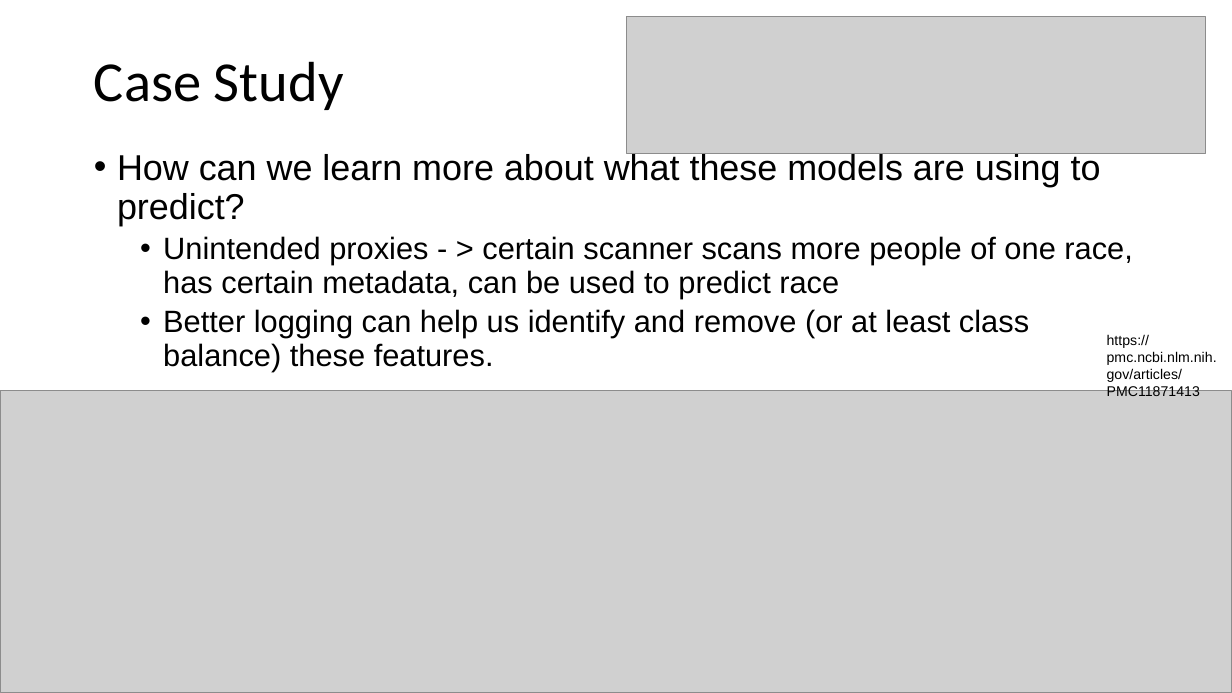
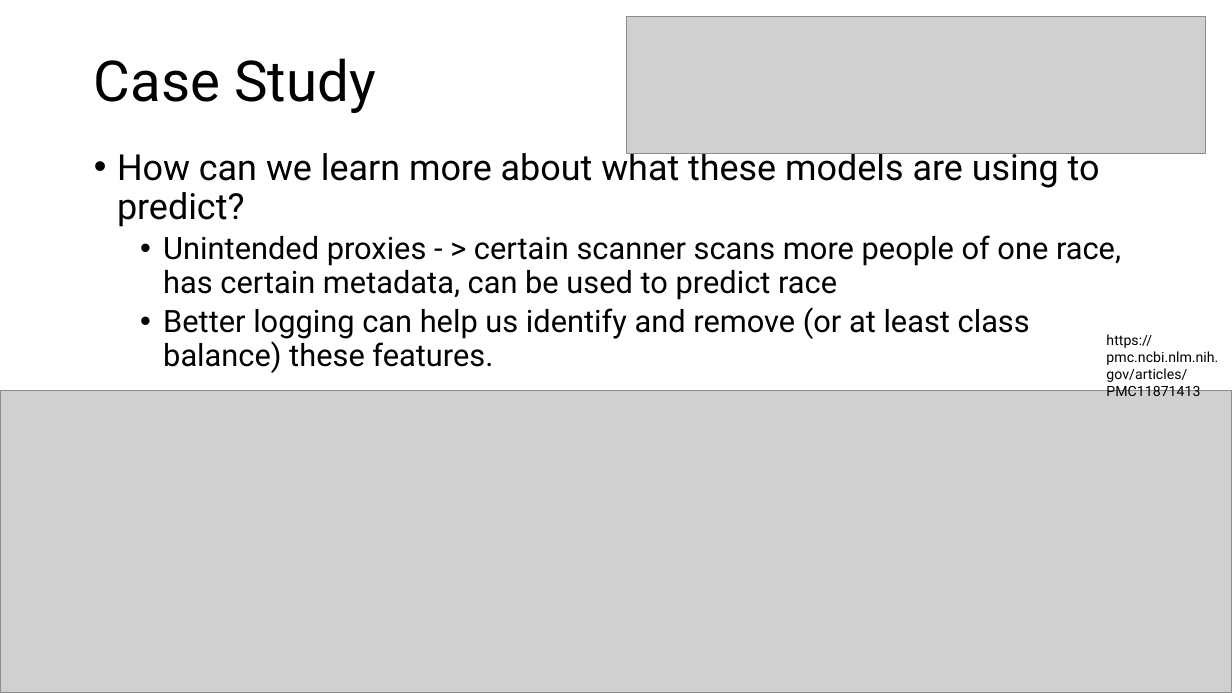
Before and after one commit to slostett/Intro_to_AI_in_Medicine_Course_Materials, a slide deck: slide 10 of Lecture Slides/Lec 13.pptx (slide 11 before the commit). Drawn at 1232x693 pixels with LibreOffice and Linux fonts; fonts in the diff are those of the drawing; grey boxes stand for pictures. Boxes give left, top, right and bottom in pixels: in the first picture for what was removed or moved away, otherwise in the second. Text is boxed around its words. In the diff, an @@ line names an element or a change of style, - is before the commit and + after.

```diff
--- a/Lecture Slides/Lec 13.pptx
+++ b/Lecture Slides/Lec 13.pptx
@@ title "Case Study" at bbox=[94, 58, 376, 113]: font Calibri to Roboto @@
@@ text "How can we learn more ..." at bbox=[117, 147, 1121, 373]: font Arial to Roboto; more space between paragraphs @@
@@ text "https://pmc.ncbi.nlm.nih.gov/articles/PMC11871413" at bbox=[1106, 334, 1218, 396]: font Arial to Roboto @@
```
Also in this commit, not shown: 28 other slides changed, 1 slide removed, 13 other files.
